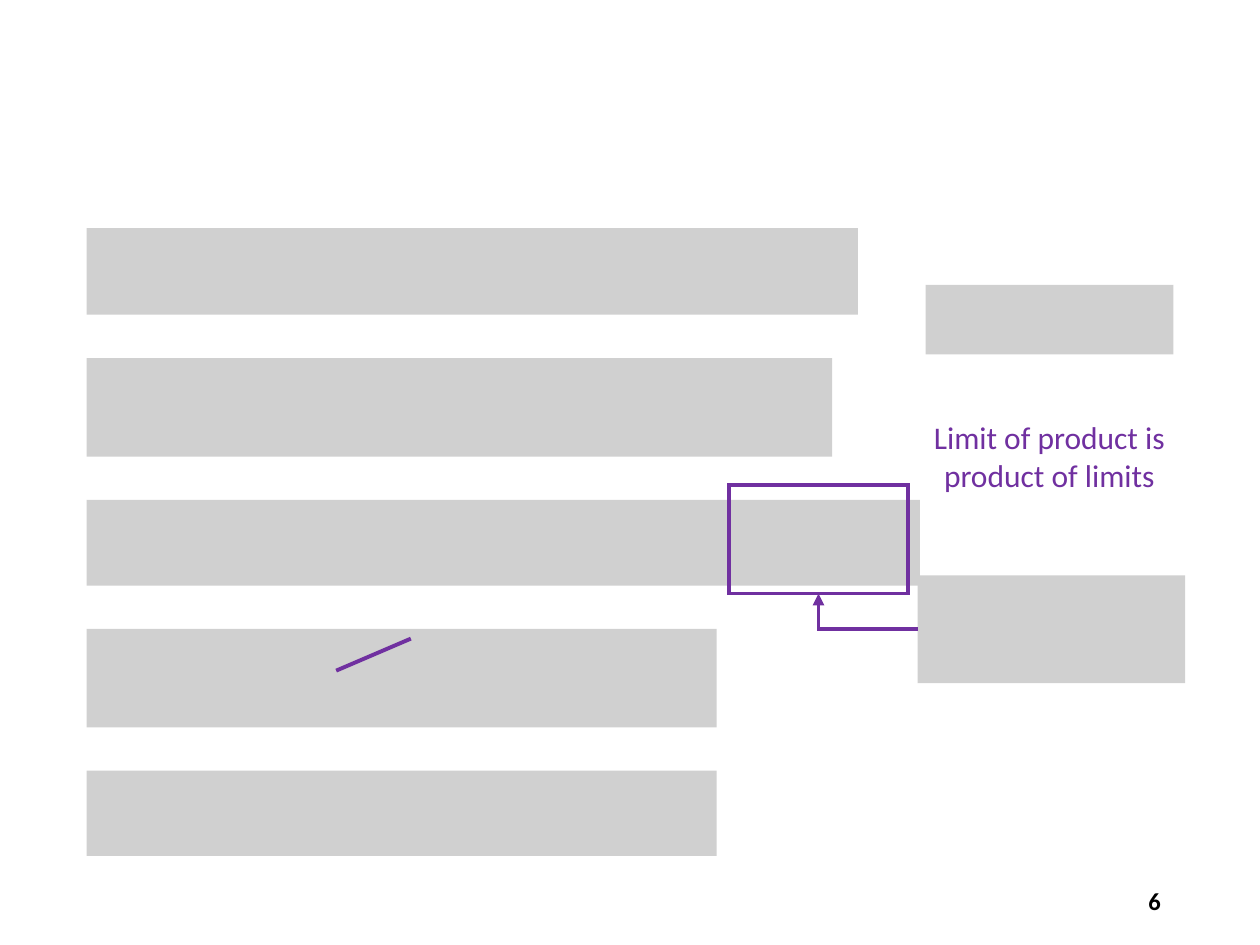
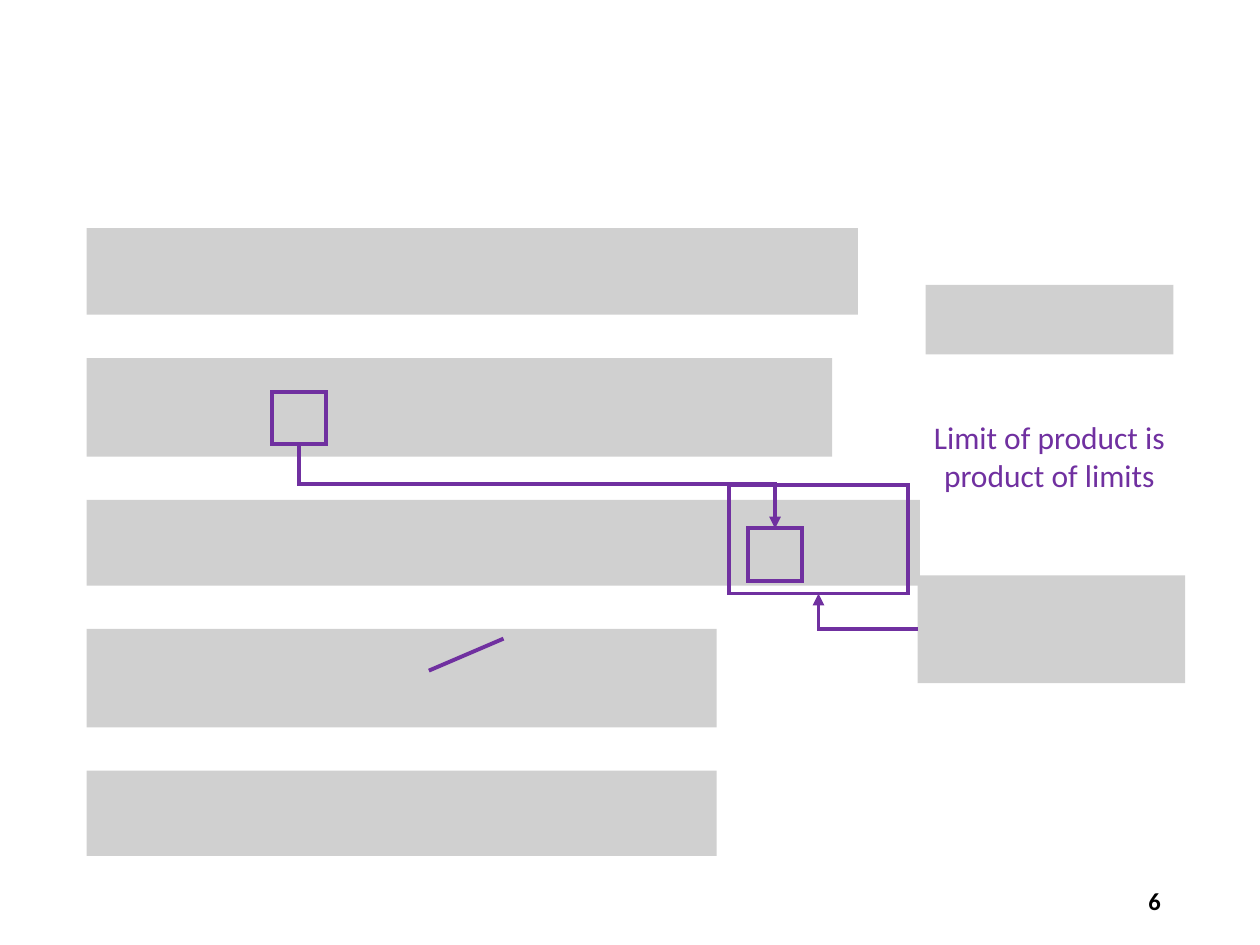
Before and after one commit to noahchampagne/QIS101, a slide deck: slide 6 of slides/Session 10 - Numerical Analysis/Session 10 - Numerical Analysis.pptx. Drawn at 1260x945 pixels with LibreOffice and Linux fonts; fonts in the diff are those of the drawing; grey boxes stand for pictures. Boxes give left, top, right and bottom in pixels: in the first picture for what was removed or moved away, otherwise in the second. Text is boxed around its words. In the diff, an @@ line names an element or a change of style, - is before the commit and + after.

```diff
--- a/slides/Session 10 - Numerical Analysis/Session 10 - Numerical Analysis.pptx
+++ b/slides/Session 10 - Numerical Analysis/Session 10 - Numerical Analysis.pptx
@@ rectangle added at (x1=272, y1=392, x2=326, y2=445), outline #7030A0 2.25 pt @@
@@ elbow arrow added from (299, 445) to (775, 528), #7030A0 2.25 pt @@
@@ rectangle added at (x1=747, y1=528, x2=801, y2=581), outline #7030A0 2.25 pt @@
@@ line moved from (336, 670) - (411, 639) to (428, 670) - (504, 639) @@
```
Also in this commit, not shown: 2 other slides changed.
